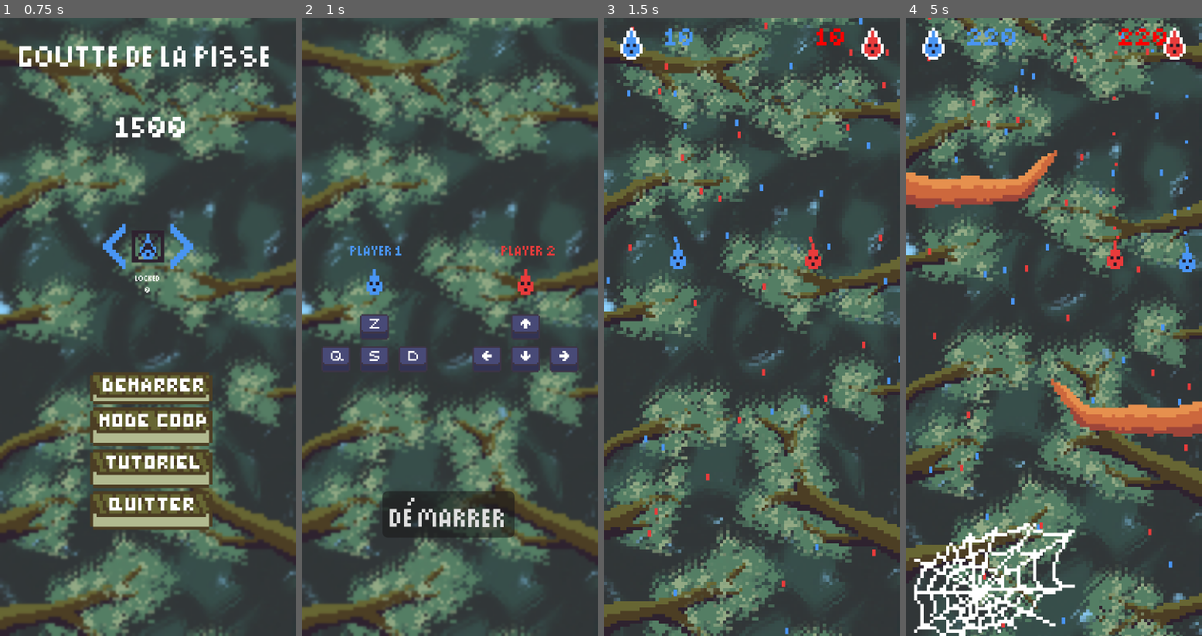
Above: before the commit, frames 1-4 (left to right).
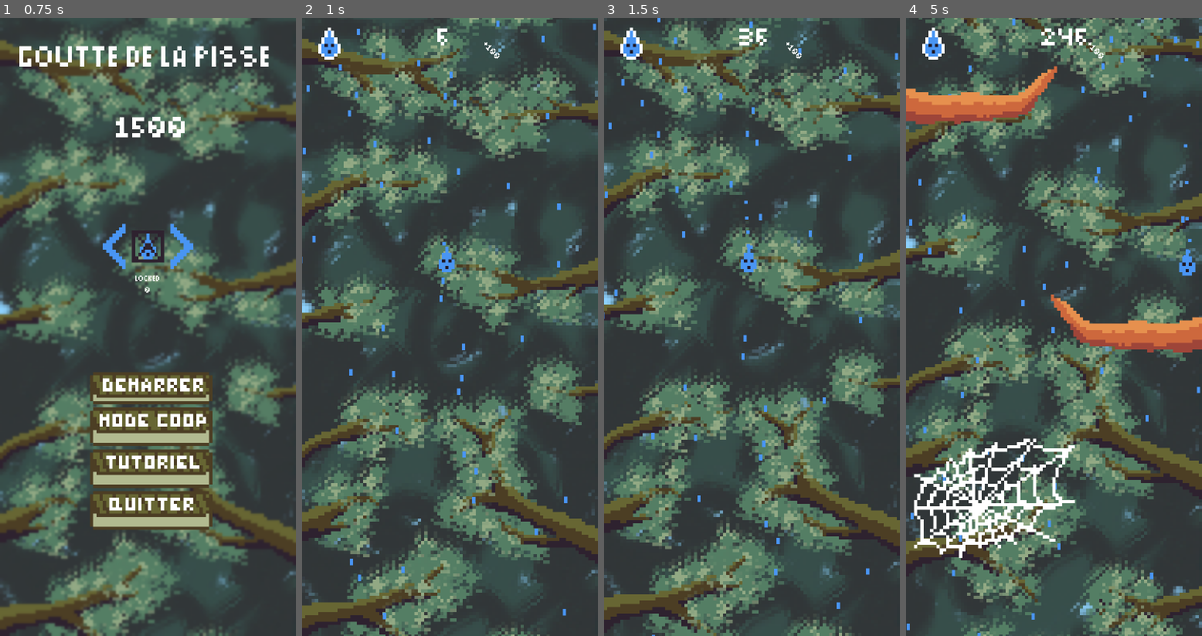
Above: after the commit, the same moments.

Repository: BrokHoly/gamejam_goutte
Game: Godot game, scene res://menu/menu.tscn
Same seed, same stepped clock (60 frames per second), same inputs: the game is played once before the commit and once after it.
Inputs (mouse positions are in pixels of both pictures, inside the frame that each line leads up to):
- Up to frame 1 (0.75 s): click (150, 382) at 0.5 s
- Up to frame 2 (1 s): no input
- Up to frame 3 (1.5 s): click (749, 512) at 1.25 s, where only the run before the commit has a clickable "démarrer"
- Up to frame 4 (5 s): hold D (move_right) 2.03-2.78 s; tap one key every 0.75 s from 2.1 s: Down (move_downP2) Left (move_leftP2) Right (move_rightP2) Up (move_upP2); hold S (move_down) 2.78-3.53 s; hold D (move_right) 3.53-4.28 s; hold W (move_up) from 4.28 s (still down)

Frame 1 is identical in both runs. In frame 2, 16% of the frame differs, in the area x 0-100%, y 0-100%; in frame 3, 35%; in frame 4, 44%.

Commit message:
oui le show de score ++

Diff:
--- /dev/null
+++ b/UI/score_boost_visual.gd
@@ -0,0 +1,24 @@
+extends Node2D
+
+var lab: Label
+func _ready() -> void:
+	GameManager.score_boost_visual.connect(start_little_animation)
+
+	lab  = $"Score++"
+
+# Called every frame. 'delta' is the elapsed time since the previous frame.
+func start_little_animation(scoreadded : int):
+	var tweenScale = get_tree().create_tween()
+	var tweenColor = get_tree().create_tween()
+	var ancient_scale = scale
+	var initial_color: Color = lab.modulate;
+
+
+	tweenScale.tween_property(lab, "scale", ancient_scale + Vector2(0.5,0.5), 0.25)
+	var random_color = Color(randf(), randf(), randf())
+	tweenColor.tween_property(lab,"modulate", random_color, 0.25)
+	tweenColor.tween_property(lab,"modulate", initial_color, 0.25)
+	tweenScale.tween_property(lab, "scale", ancient_scale, 0.25)
+
+
+	pass
--- a/game_manager.gd
+++ b/game_manager.gd
@@ -11,7 +11,7 @@
 signal health_depletedP2()
 signal highest_score_changed()
 
-signal score_boost(amount : int)
+signal score_boost_visual(amount : int)
 
 
 
--- a/levels/level_0.tscn
+++ b/levels/level_0.tscn
@@ -8,6 +8,7 @@
 [ext_resource type="Theme" uid="uid://3wq2jg2uqmn6" path="res://Assets/Theme/UITheme.tres" id="4_yi3jx"]
 [ext_resource type="Script" uid="uid://q08yasbnha2s" path="res://levels/update_score.gd" id="5_7d3si"]
 [ext_resource type="PackedScene" uid="uid://b0t1i1lik4g8r" path="res://Assets/UI/HP.tscn" id="5_foxie"]
+[ext_resource type="Script" uid="uid://ld4ohxv7swnn" path="res://UI/score_boost_visual.gd" id="8_dm5o4"]
 [ext_resource type="AudioStream" uid="uid://c14irb4u5qiii" path="res://Assets/Audio/wind.mp3" id="9_tfamw"]
 
 [sub_resource type="ShaderMaterial" id="ShaderMaterial_tfamw"]
@@ -86,11 +87,14 @@
 text = "10"
 script = ExtResource("5_7d3si")
 
-[node name="Score++" type="Label" parent="." unique_id=2010038325]
-offset_left = 57.999992
-offset_top = 5.9999995
-offset_right = 97.99999
-offset_bottom = 29.0
+[node name="Node2D" type="Node2D" parent="." unique_id=1287058817]
+position = Vector2(57.999992, 5.9999995)
+rotation = 0.41015238
+script = ExtResource("8_dm5o4")
+
+[node name="Score++" type="Label" parent="Node2D" unique_id=2010038325]
+offset_right = 40.0
+offset_bottom = 23.0
 rotation = 0.41015238
 scale = Vector2(0.185, 0.185)
 theme = ExtResource("4_yi3jx")
--- a/menu/menu.tscn
+++ b/menu/menu.tscn
@@ -161,8 +161,8 @@
 stream = ExtResource("9_bc54p")
 
 [connection signal="pressed" from="Buttons/ModeCoopNew" to="." method="_on_mode_coop_new_pressed"]
-[connection signal="pressed" from="Buttons/Démarrer" to="." method="_on_mode_coop_new_pressed"]
-[connection signal="pressed" from="Buttons/Quitter" to="." method="_on_mode_coop_new_pressed"]
-[connection signal="pressed" from="Buttons/tuto" to="." method="_on_mode_coop_new_pressed"]
+[connection signal="pressed" from="Buttons/Démarrer" to="." method="_on_démarrer_pressed"]
+[connection signal="pressed" from="Buttons/Quitter" to="." method="_on_quitter_pressed"]
+[connection signal="pressed" from="Buttons/tuto" to="." method="_on_tuto_pressed"]
 [connection signal="pressed" from="SkinSelector/ArrowLeft" to="SkinSelector" method="_on_arrow_left_pressed"]
 [connection signal="pressed" from="SkinSelector/ArrowRight" to="SkinSelector" method="_on_arrow_right_pressed"]
--- a/menu/menu_manager.gd
+++ b/menu/menu_manager.gd
@@ -13,11 +13,6 @@
 		$HighestScore.text = str(score_made)
 
 
-func _on_demarrer_pressed() -> void:
-	audioStream.play()
-	await get_tree().create_timer(0.3).timeout
-	GameManager.playerSkin = $SkinSelector/Skins/Sprite2D.texture
-	get_tree().change_scene_to_file("res://levels/level_0.tscn")
 
 
 func _on_quitter_pressed() -> void:
@@ -37,15 +32,20 @@
 
 func _on_tuto_pressed() -> void:
 	audioStream.play()
-	await get_tree().create_timer(0.3).timeout
 	GameManager.playerSkin = load("res://Assets/Sprites/MainCharacter/GoutteNoOutline.png")
 	get_tree().change_scene_to_file("res://levels/tuto.tscn")
 
 
 func _on_mode_coop_new_pressed() -> void:
 	audioStream.play()
-	await get_tree().create_timer(0.3).timeout
 	GameManager.number_of_player = 2
 	GameManager.coop = true
 	GameManager.playerSkin = load("res://Assets/Sprites/MainCharacter/GoutteNoOutline.png")
 	get_tree().change_scene_to_file("res://menu/numberOfPlayerSelect.tscn")
+
+
+func _on_démarrer_pressed() -> void:
+	audioStream.play()
+	await get_tree().create_timer(0.3).timeout
+	GameManager.playerSkin = $SkinSelector/Skins/Sprite2D.texture
+	get_tree().change_scene_to_file("res://levels/level_0.tscn")
--- a/props/obstacle.gd
+++ b/props/obstacle.gd
@@ -4,14 +4,18 @@
 var speed = 0.0
 var audio_web_success : AudioStreamPlayer2D
 var audio_leaf_success : AudioStreamPlayer2D
+var audio_web_failed : AudioStreamPlayer2D
 # Called when the node enters the scene tree for the first time.
 func _ready() -> void:
 	audio_web_success = AudioStreamPlayer2D.new()
 	audio_leaf_success = AudioStreamPlayer2D.new()
-	audio_web_success.stream = load("res://Assets/Audio/web_succcess.mp3")
+	audio_web_failed  = AudioStreamPlayer2D.new()
+	audio_web_success.stream = load("res://Assets/Audio/web_drop.mp3")
 	audio_leaf_success.stream = load("res://Assets/Audio/leaf_success.mp3")
+	audio_web_failed.stream = load("res://Assets/Audio/web_succcess.mp3")
 	add_child(audio_web_success)
 	add_child(audio_leaf_success)
+	add_child(audio_web_failed)
 
 
 # Called every frame. 'delta' is the elapsed time since the previous frame.
@@ -29,27 +33,39 @@
 	if body.is_in_group("player"):
 		if body.is_in_group("Player1"):
 			if body.is_ice() and is_in_group("breakable"):
-				GameManager.score += 100
+				GameManager.score += 200
+				GameManager.score_boost_visual.emit(200)
 				audio_leaf_success.play()
+
 				#TODO make an animation or something
 				pass
 			elif body.is_liquid() and is_in_group("traversable"):
-				GameManager.score += 100
+				GameManager.score += 200
+				GameManager.score_boost_visual.emit(200)
 				audio_web_success.play()
 				#TODO make an animation or something
 				pass
+			elif not(body.is_liquid()) and is_in_group("traversable"):
+				GameManager.health_changed.emit(-1)
+				audio_web_failed.play()
 			else :
 				# Signal lose health point and maybe even score points ?
 				GameManager.health_changed.emit(-1)
 		elif(body.is_in_group("Player2")):
 			if body.is_ice() and is_in_group("breakable"):
-				GameManager.scoreP2 += 100
+				GameManager.scoreP2 += 200
+				GameManager.score_boost_visual.emit(200)
+
 				#TODO make an animation or something
 				pass
 			elif body.is_liquid() and is_in_group("traversable"):
-				GameManager.scoreP2 += 100
+				GameManager.scoreP2 += 200
+				GameManager.score_boost_visual.emit(200)
 				#TODO make an animation or something
 				pass
+			elif not(body.is_liquid()) and is_in_group("traversable"):
+				GameManager.health_changed.emit(-1)
+				audio_web_failed.play()
 			else :
 				# Signal lose health point and maybe even score points ?
 				GameManager.health_changedP2.emit(-1)
Not shown, added: UI/score_boost_visual.gd.uid
